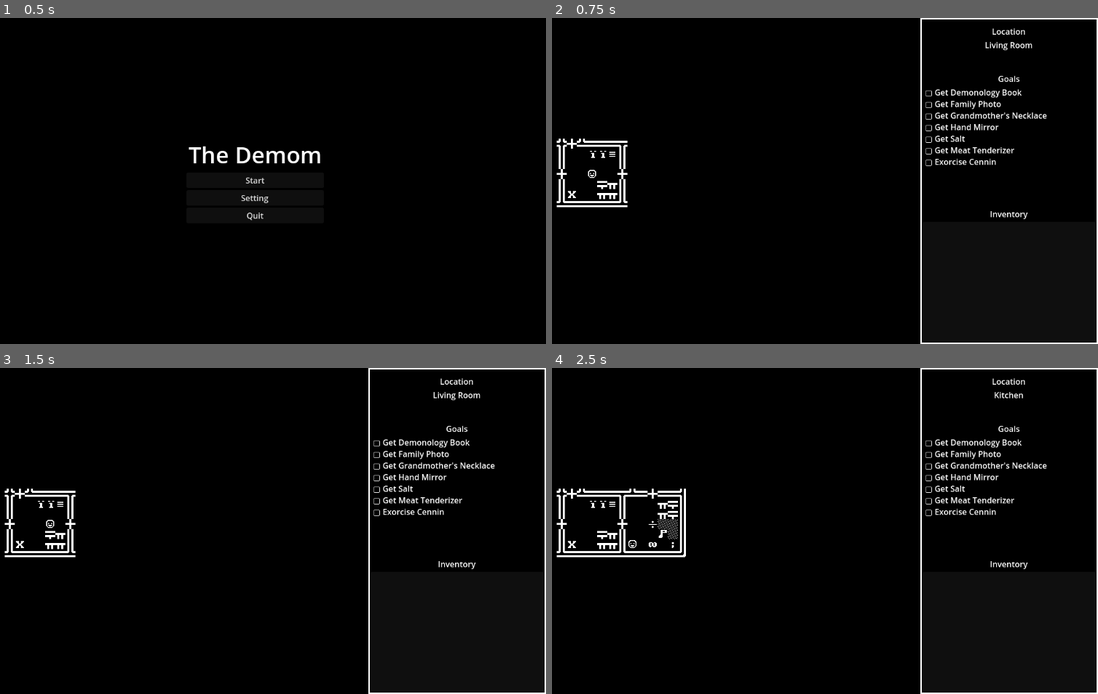
Above: before the commit, frames 1-4 (two rows, left to right).
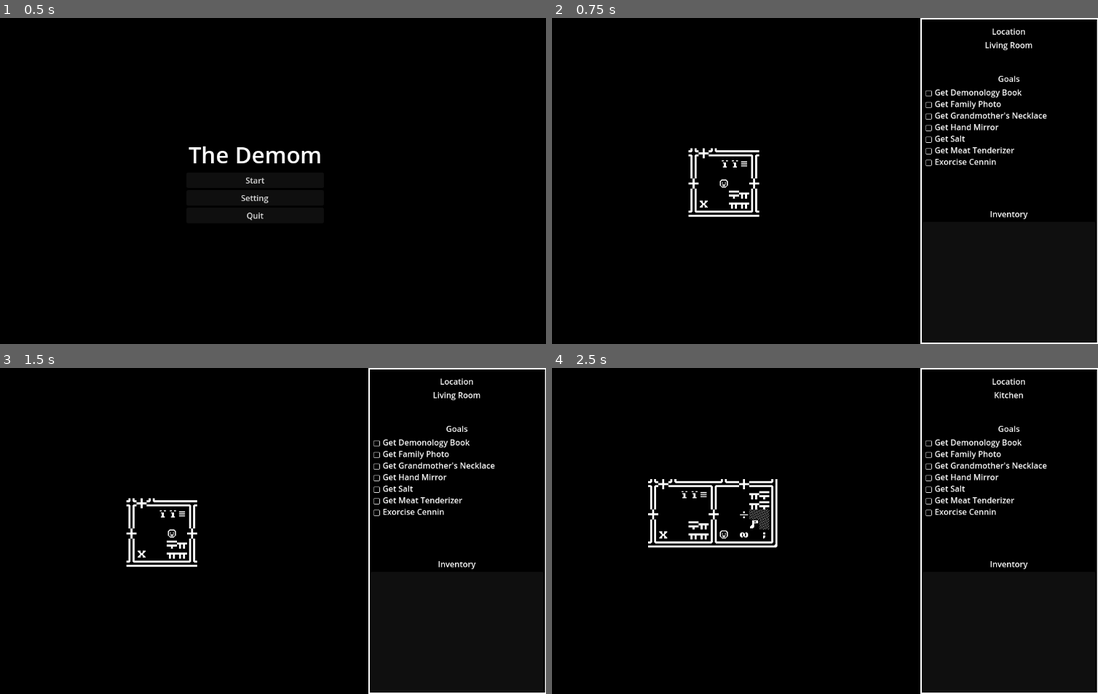
Above: after the commit, the same moments.

Repository: Catman06/The_Demom
Game: Godot game, scene res://game.tscn
The game is run twice, just before and just after one commit, with the same random seed, the same clock (stepped at 60 frames per second) and the same inputs.
Inputs:
- Up to frame 1 (0.5 s): no input
- Up to frame 2 (0.75 s): click "Start" at 0.5 s
- Up to frame 3 (1.5 s): tap Enter at 1.25 s; hold D (right) from 1.28 s (still down)
- Up to frame 4 (2.5 s): release D (right) at 2.03 s; hold S (down) from 2.03 s (still down)

Frame 1 is identical in both runs. In frame 2, 1.8% of the frame differs, in the area x 0-100%, y 0-100%; in frame 3, 1.9%; in frame 4, 3.4%.

Commit message:
Fix Camera & Goal resetting

Diff:
--- a/game.tscn
+++ b/game.tscn
@@ -59,8 +59,8 @@
 [node name="Main" type="Node" node_paths=PackedStringArray("goal_display", "itemlist")]
 process_mode = 3
 script = ExtResource("1_fc0e3")
-goal_display = NodePath("Game/Game/Panel/HBoxContainer/CenterRow/GoalsDisplay")
-itemlist = NodePath("Game/Game/Panel/HBoxContainer/BottomRow/Items")
+goal_display = NodePath("UI/Game/Panel/HBoxContainer/CenterRow/GoalsDisplay")
+itemlist = NodePath("UI/Game/Panel/HBoxContainer/BottomRow/Items")
 icon_atlas = SubResource("AtlasTexture_fc0e3")
 
 [node name="Background" type="CanvasLayer" parent="."]
@@ -78,9 +78,8 @@
 size_flags_horizontal = 4
 color = Color(0, 0, 0, 1)
 
-[node name="Game" type="CanvasLayer" parent="."]
-unique_name_in_owner = true
-layer = 0
+[node name="Game" type="Node2D" parent="."]
+unique_name_in_owner = true
 
 [node name="Player" parent="Game" node_paths=PackedStringArray("map") instance=ExtResource("2_feb5d")]
 unique_name_in_owner = true
@@ -88,7 +87,8 @@
 position = Vector2(140, 300)
 map = NodePath("../Map")
 
-[node name="Camera2D" type="Camera2D" parent="Game/Player"]
+[node name="Camera" type="Camera2D" parent="Game/Player"]
+unique_name_in_owner = true
 offset = Vector2(175, 5)
 position_smoothing_enabled = true
 position_smoothing_speed = 20.0
@@ -181,19 +181,24 @@
 [node name="CollisionShape2D" type="CollisionShape2D" parent="Game/Map/Areas/Master Bedroom"]
 shape = SubResource("RectangleShape2D_215e1")
 
-[node name="Game" type="Control" parent="Game"]
+[node name="UI" type="CanvasLayer" parent="."]
+unique_name_in_owner = true
+process_mode = 1
+
+[node name="Game" type="Control" parent="UI"]
 layout_direction = 4
 layout_mode = 3
 anchor_left = 0.694
 anchor_right = 1.0
 anchor_bottom = 1.0
 offset_left = 0.511963
-grow_horizontal = 0
+offset_right = 0.511963
+grow_horizontal = 2
 grow_vertical = 2
 size_flags_horizontal = 6
 size_flags_vertical = 6
 
-[node name="ColorRect" type="ColorRect" parent="Game/Game"]
+[node name="ColorRect" type="ColorRect" parent="UI/Game"]
 layout_mode = 1
 anchors_preset = 15
 anchor_right = 1.0
@@ -204,7 +209,7 @@
 size_flags_vertical = 4
 color = Color(0, 0, 0, 1)
 
-[node name="Panel" type="PanelContainer" parent="Game/Game"]
+[node name="Panel" type="PanelContainer" parent="UI/Game"]
 layout_mode = 1
 anchors_preset = 15
 anchor_right = 1.0
@@ -213,25 +218,25 @@
 grow_vertical = 2
 theme_override_styles/panel = SubResource("StyleBoxFlat_e2o6t")
 
-[node name="HBoxContainer" type="VBoxContainer" parent="Game/Game/Panel"]
+[node name="HBoxContainer" type="VBoxContainer" parent="UI/Game/Panel"]
 layout_mode = 2
 alignment = 1
 
-[node name="TopMargin" type="PanelContainer" parent="Game/Game/Panel/HBoxContainer"]
+[node name="TopMargin" type="PanelContainer" parent="UI/Game/Panel/HBoxContainer"]
 layout_mode = 2
 theme_override_styles/panel = SubResource("StyleBoxFlat_ryrav")
 
-[node name="TopRow" type="VBoxContainer" parent="Game/Game/Panel/HBoxContainer/TopMargin"]
+[node name="TopRow" type="VBoxContainer" parent="UI/Game/Panel/HBoxContainer/TopMargin"]
 layout_mode = 2
 size_flags_horizontal = 3
 
-[node name="LocationLabel" type="Label" parent="Game/Game/Panel/HBoxContainer/TopMargin/TopRow"]
+[node name="LocationLabel" type="Label" parent="UI/Game/Panel/HBoxContainer/TopMargin/TopRow"]
 layout_mode = 2
 size_flags_horizontal = 6
 size_flags_vertical = 1
 text = "Location"
 
-[node name="LocationDisplay" type="RichTextLabel" parent="Game/Game/Panel/HBoxContainer/TopMargin/TopRow"]
+[node name="LocationDisplay" type="RichTextLabel" parent="UI/Game/Panel/HBoxContainer/TopMargin/TopRow"]
 unique_name_in_owner = true
 layout_mode = 2
 size_flags_vertical = 3
@@ -240,34 +245,34 @@
 horizontal_alignment = 1
 vertical_alignment = 1
 
-[node name="CenterRow" type="VBoxContainer" parent="Game/Game/Panel/HBoxContainer"]
+[node name="CenterRow" type="VBoxContainer" parent="UI/Game/Panel/HBoxContainer"]
 layout_mode = 2
 size_flags_horizontal = 3
 size_flags_vertical = 3
 
-[node name="GoalsLabel" type="Label" parent="Game/Game/Panel/HBoxContainer/CenterRow"]
+[node name="GoalsLabel" type="Label" parent="UI/Game/Panel/HBoxContainer/CenterRow"]
 layout_mode = 2
 size_flags_horizontal = 4
 text = "Goals"
 
-[node name="GoalsDisplay" type="RichTextLabel" parent="Game/Game/Panel/HBoxContainer/CenterRow"]
+[node name="GoalsDisplay" type="RichTextLabel" parent="UI/Game/Panel/HBoxContainer/CenterRow"]
 unique_name_in_owner = true
 layout_mode = 2
 size_flags_vertical = 3
 fit_content = true
 
-[node name="BottomRow" type="VBoxContainer" parent="Game/Game/Panel/HBoxContainer"]
+[node name="BottomRow" type="VBoxContainer" parent="UI/Game/Panel/HBoxContainer"]
 layout_mode = 2
 size_flags_horizontal = 3
 size_flags_vertical = 3
 
-[node name="InvLabel" type="Label" parent="Game/Game/Panel/HBoxContainer/BottomRow"]
+[node name="InvLabel" type="Label" parent="UI/Game/Panel/HBoxContainer/BottomRow"]
 layout_mode = 2
 size_flags_horizontal = 4
 size_flags_vertical = 0
 text = "Inventory"
 
-[node name="Items" type="ItemList" parent="Game/Game/Panel/HBoxContainer/BottomRow"]
+[node name="Items" type="ItemList" parent="UI/Game/Panel/HBoxContainer/BottomRow"]
 unique_name_in_owner = true
 clip_contents = false
 layout_mode = 2
@@ -275,10 +280,6 @@
 size_flags_vertical = 3
 allow_search = false
 auto_height = true
-
-[node name="UI" type="CanvasLayer" parent="."]
-unique_name_in_owner = true
-process_mode = 1
 
 [node name="Menu" type="Control" parent="UI"]
 unique_name_in_owner = true
--- a/scripts/game.gd
+++ b/scripts/game.gd
@@ -14,6 +14,7 @@
 	get_node("%Menu").visible = true
 	get_node("%MainMenu").visible = true
 	get_node("%Game").visible = false
+	get_node("%UI/Game").visible = false
 
 # Reset everything (to allow restart) and start the game
 signal start_game()
@@ -22,15 +23,17 @@
 	get_node("%Map/Fog").tile_map_data = fog_start
 	get_node("%Map").tile_map_data = map_start
 	for goal in goals:
-		goal = false
+		goals[goal] = false
 	itemlist.clear()
 
 	# Start
 	get_node("%Game").visible = true
+	get_node("%UI/Game").visible = true
 	get_node("%Menu").visible = false
 	get_node("%MainMenu").visible = false
 	get_tree().paused = false
 	emit_signal("start_game")
+	get_node("%Camera").make_current()
 	update_goal_display()
 
 	pass # Replace with function body.
